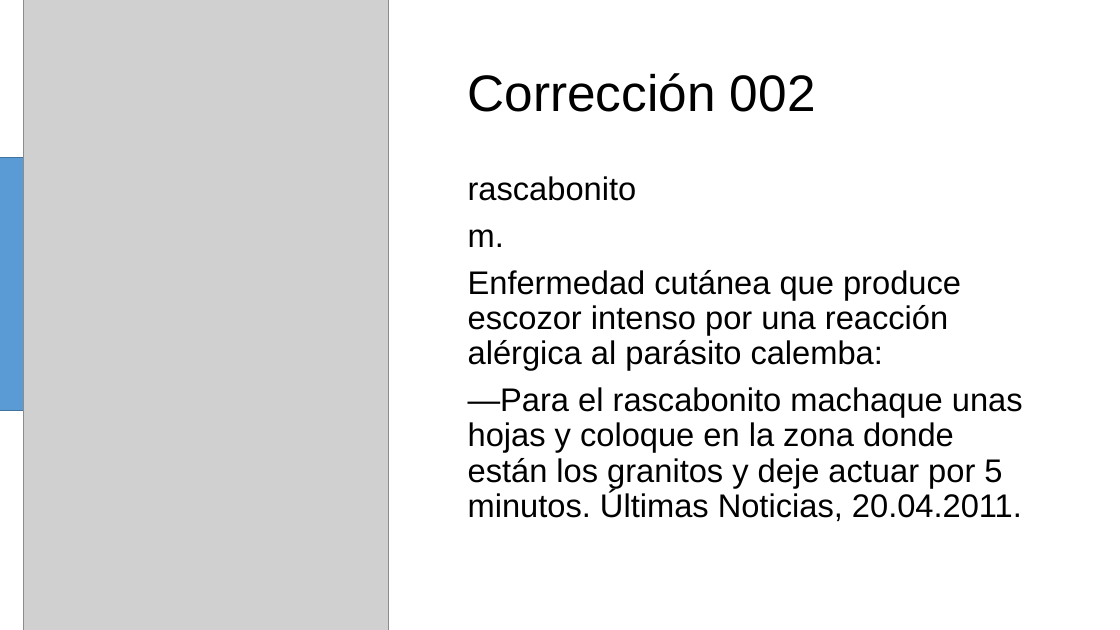
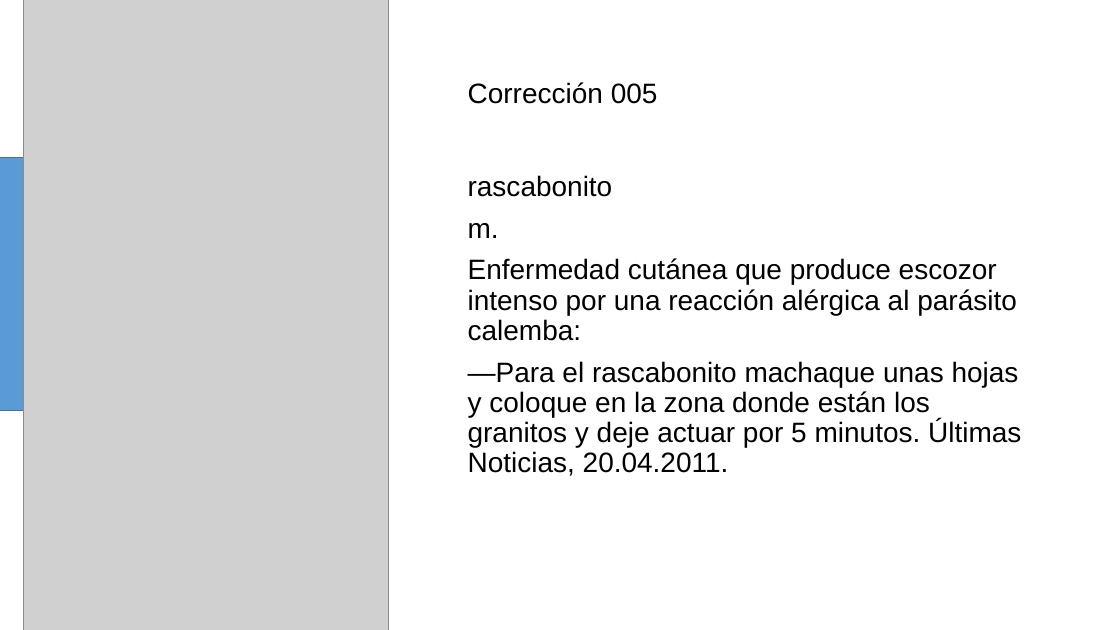
Before and after one commit to omarbramirez/ecuatorianismos, a slide deck: slide 5 of correcciones002.pptx (slide 6 before the commit). Drawn at 1120x630 pixels with LibreOffice and Linux fonts; fonts in the diff are those of the drawing; grey boxes stand for pictures. Boxes give left, top, right and bottom in pixels: in the first picture for what was removed or moved away, otherwise in the second. Text is boxed around its words. In the diff, an @@ line names an element or a change of style, - is before the commit and + after.

```diff
--- a/correcciones002.pptx
+++ b/correcciones002.pptx
@@ title at <box>468,82,658,104</box>: text changed; size 44 to 24 pt @@
-Corrección 002
+Corrección 005
@@ text "rascabonito" at <box>468,175,1021,476</box>: size 28 to 24 pt @@
```
Also in this commit, not shown: 8 other slides changed, 8 slides added, 8 slides removed, 13 other files.
